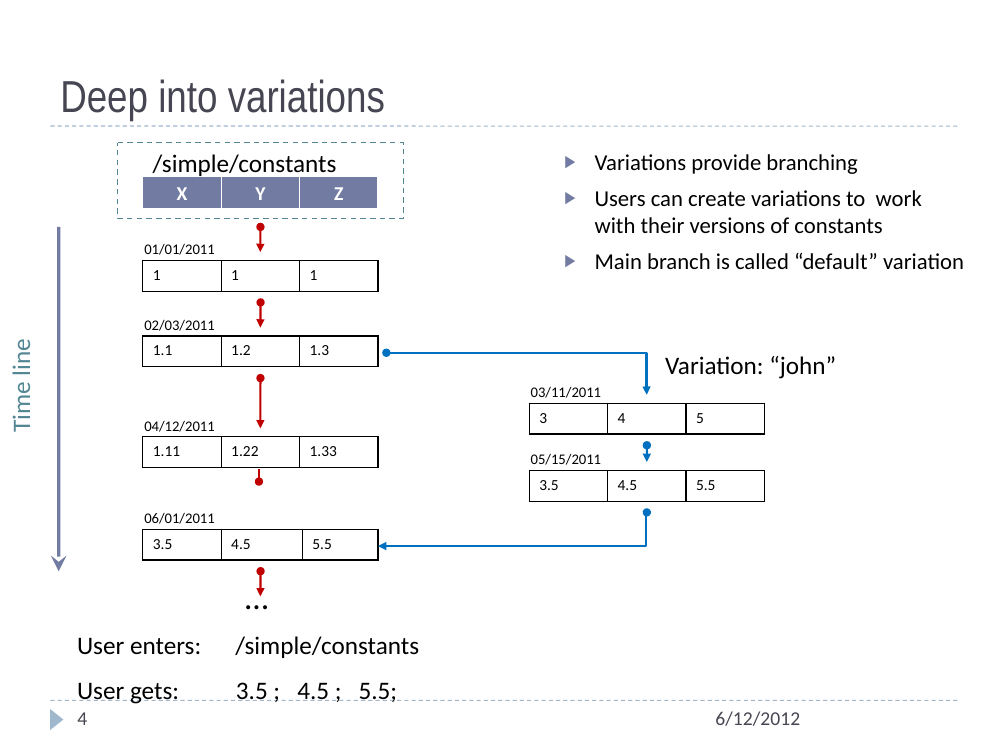
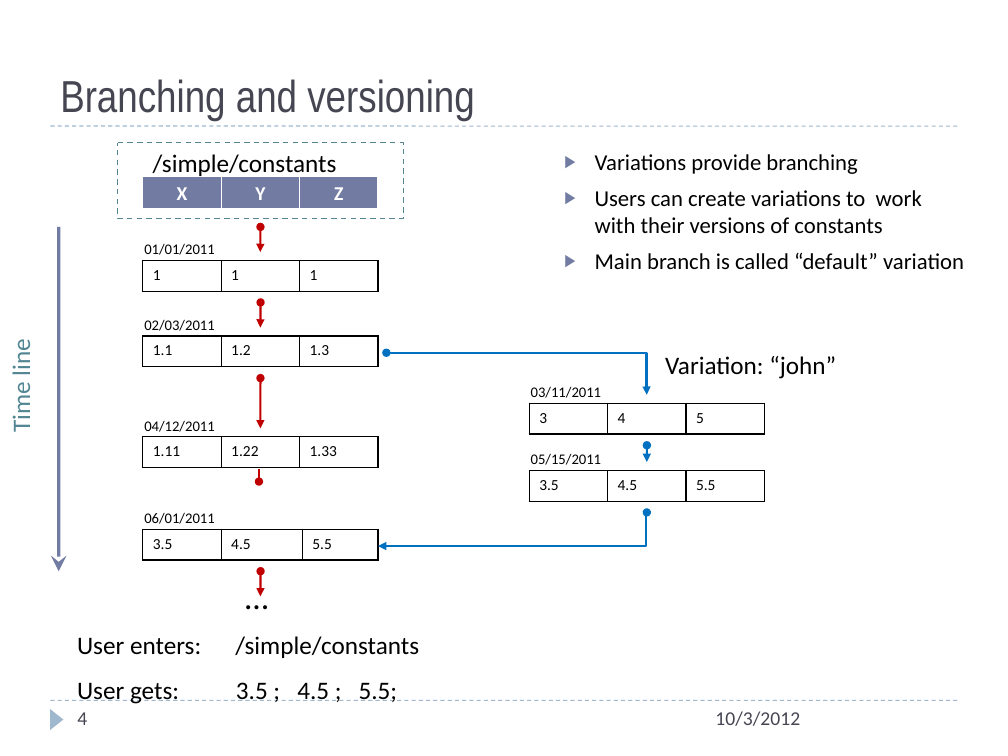
Before and after one commit to JeffersonLab/ccdb, a slide deck: slide 4 of doc/ccdb_design_romanovda_10_06_2011.pptx. Drawn at 1008x756 pixels with LibreOffice and Linux fonts; fonts in the diff are those of the drawing. Boxes give left, top, right and bottom in pixels: in the first picture for what was removed or moved away, otherwise in the second. Text is boxed around its words. In the diff, an @@ line names an element or a change of style, - is before the commit and + after.

```diff
--- a/doc/ccdb_design_romanovda_10_06_2011.pptx
+++ b/doc/ccdb_design_romanovda_10_06_2011.pptx
@@ title at <box>60,79,474,121</box>: text changed @@
-Deep into variations
+Branching and versioning
@@ text at <box>715,711,800,726</box>: text changed @@
-6/12/2012
+10/3/2012
```
Also in this commit, not shown: 34 other slides changed, 9 slides added, 10 other files.
